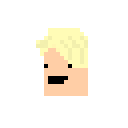
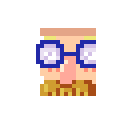
Comparing the layer stacks of the two 128x128 images. Changes:
added layer "Layer 4" above "Layer 3" over [36, 28, 96, 96]
hid "Layer 3" over [36, 28, 88, 96]
